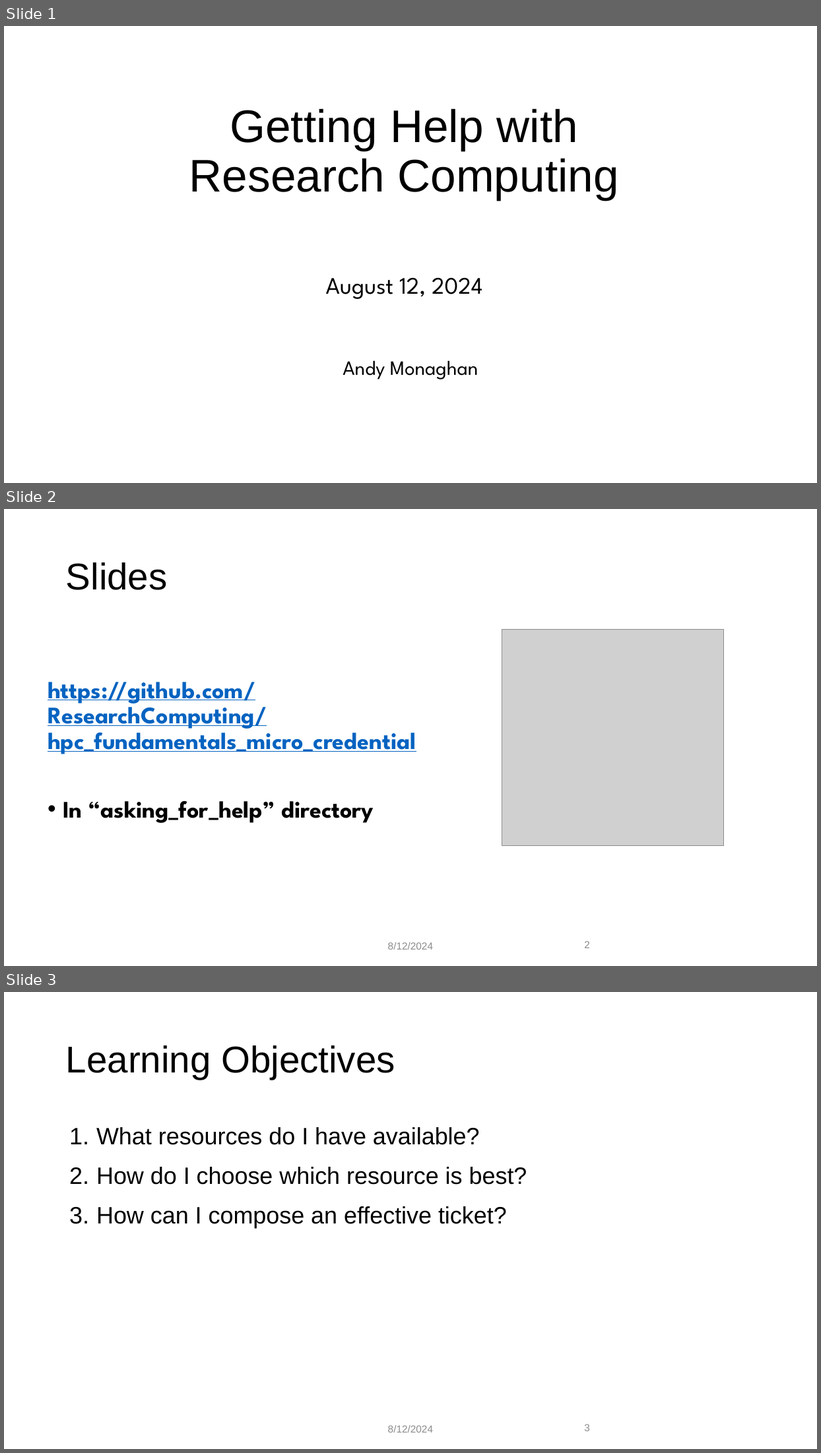
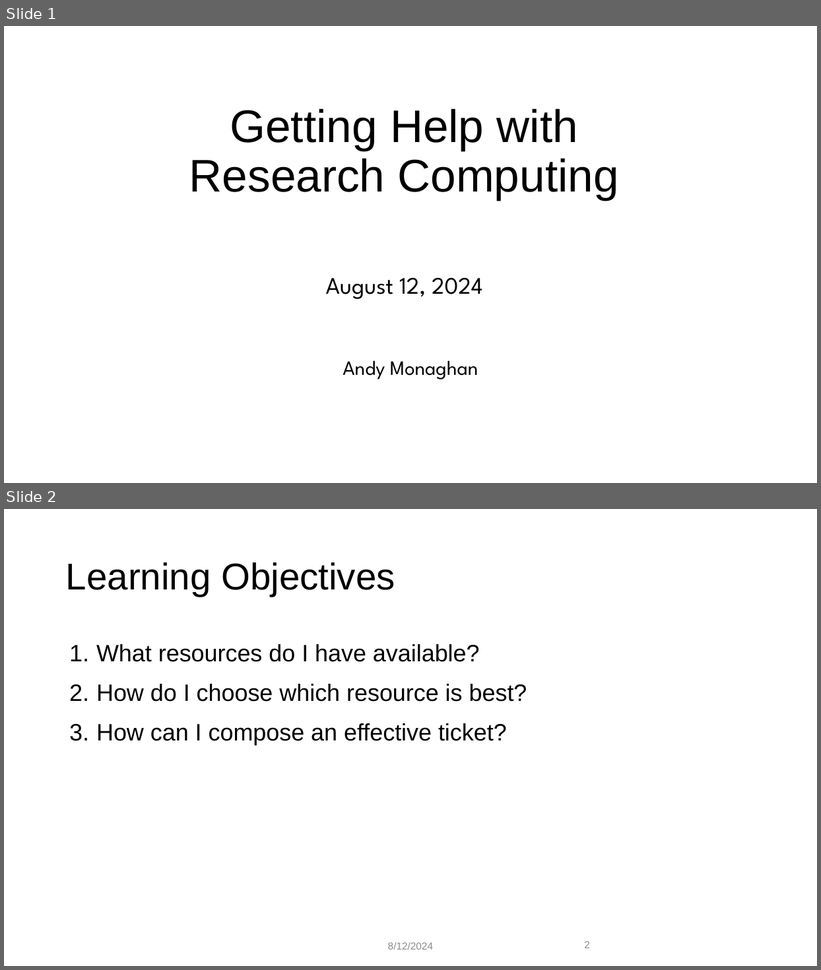
Before and after one commit to mohalkh5/hpc_fundamentals_micro_credential, a slide deck: asking_for_help/getting_help_curc.pptx. Shown one above the other, each under a label of ours: slides 1, 2 and 3 before the commit, slides 1 and 2 after it. The pictures are 821x1453 and 821x970 pixels, drawn with LibreOffice and Linux fonts; fonts in the diff are those of the drawing; grey boxes stand for pictures; background and template pictures are left out. Boxes give left, top, right and bottom in pixels: in the first picture for what was removed or moved away, otherwise in the second. Text is boxed around its words. In the diff, an @@ line names an element or a change of style, - is before the commit and + after.

Commit message:
Revised slides per peer review

```diff
--- a/asking_for_help/getting_help_curc.pptx
+++ b/asking_for_help/getting_help_curc.pptx
@@ slide 2 removed at (4, 509, 817, 966), background #FFFFFF @@
@@ title removed at (66, 562, 168, 590) @@
-Slides
@@ picture removed at (502, 630, 725, 846) @@
@@ text removed at (48, 682, 416, 823) @@
-https://github.com/ResearchComputing/hpc_fundamentals_micro_credential
-• In “asking_for_help” directory
@@ text removed at (388, 943, 433, 950) @@
-8/12/2024
@@ page number removed at (584, 941, 590, 949) @@
-2
@@ what was slide 3 is now slide 2 @@
@@ page number at (584, 941, 590, 949): text changed @@
-3
+2
```
Also in this commit, not shown: 1 other file.
